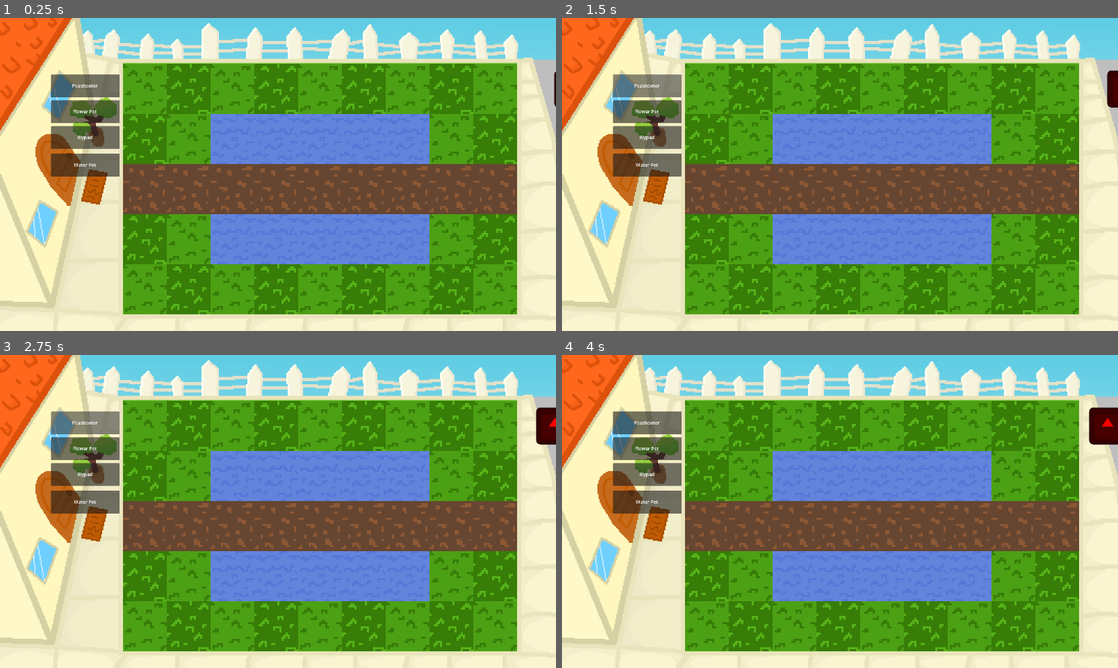
Above: before the commit, frames 1-4 (two rows, left to right).
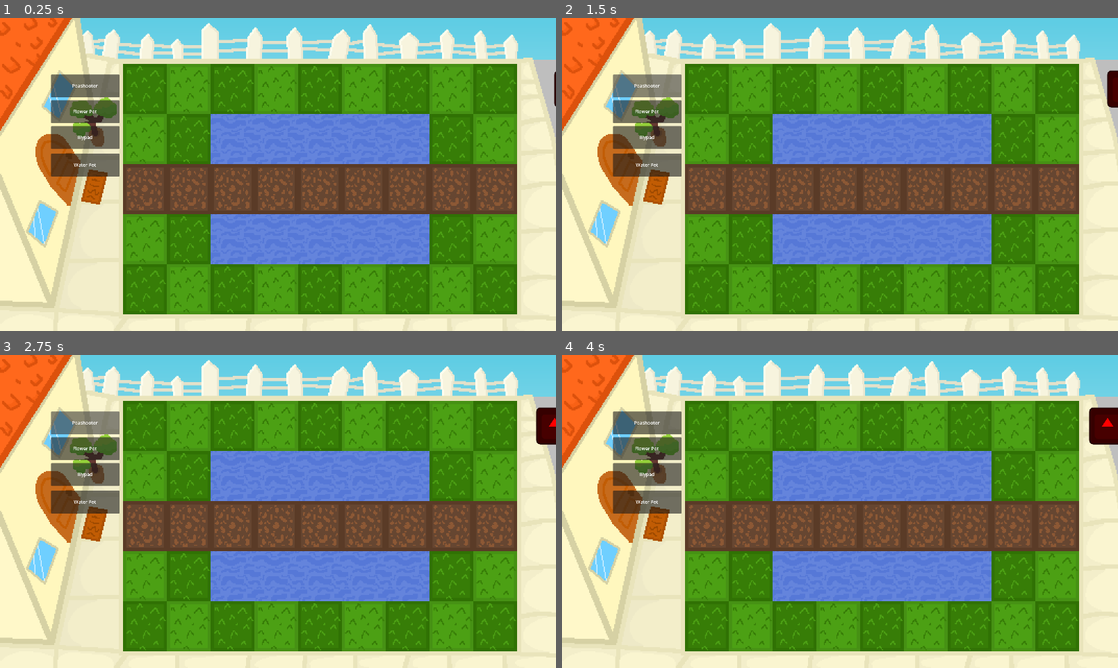
Above: after the commit, the same moments.

Repository: Cloenk/pvz-roguelike-2
Game: Godot game, scene res://GameScenes/Game/game.tscn
Same seed, same stepped clock (60 frames per second), same inputs: the game is played once before the commit and once after it. The engine's default icon, where the game draws it, is replaced by a stand-in: a white triangle on a blue panel in a dark square.
Inputs (mouse positions are in pixels of both pictures, inside the frame that each line leads up to):
- Up to frame 1 (0.25 s): no input
- Up to frame 2 (1.5 s): click (645, 86) at 0.52 s; click (645, 86) at 1.27 s
- Up to frame 3 (2.75 s): click (83, 423) at 2.02 s
- Up to frame 4 (4 s): move the mouse to (962, 495) at 2.77 s; click (962, 495) at 2.85 s; tap Enter at 3.5 s; move the mouse to (728, 527) at 3.52 s; right-click (728, 527) at 3.6 s

The runs differ from the first frame. In frame 1, 27% of the frame differs, in the area x 22-93%, y 14-95%; in frame 2, 27%; in frame 3, 27%; in frame 4, 27%.

Commit message:
better tiles

Diff:
--- a/pvz-roguelike-2/GameScenes/Game/game.tscn
+++ b/pvz-roguelike-2/GameScenes/Game/game.tscn
@@ -13,7 +13,7 @@
 
 [sub_resource type="TileSetAtlasSource" id="TileSetAtlasSource_d43ru"]
 texture = ExtResource("4_l8dou")
-texture_region_size = Vector2i(21, 24)
+texture_region_size = Vector2i(42, 48)
 0:0/0 = 0
 0:0/0/custom_data_0 = "Grass"
 1:0/0 = 0
@@ -25,7 +25,7 @@
 4:0/0 = 0
 
 [sub_resource type="TileSet" id="TileSet_l8dou"]
-tile_size = Vector2i(21, 24)
+tile_size = Vector2i(42, 48)
 custom_data_layer_0/name = "TileType"
 custom_data_layer_0/type = 4
 sources/0 = SubResource("TileSetAtlasSource_d43ru")
@@ -44,7 +44,7 @@
 
 [node name="TileMap" type="TileMap" parent="Lawn" unique_id=951313880]
 position = Vector2(424.82, 158.385)
-scale = Vector2(7.2, 7.2)
+scale = Vector2(3.6, 3.6)
 tile_set = SubResource("TileSet_l8dou")
 format = 2
 layer_0/tile_data = PackedInt32Array(0, 65536, 0, 65536, 0, 0, 131072, 131072, 0, 196608, 0, 0, 262144, 65536, 0, 26214 …(2009 unchanged characters)…
Binary file changed: pvz-roguelike-2/assets/Lawn/Lawn.aseprite
Binary file changed: pvz-roguelike-2/assets/Lawn/NewLawn.png
Binary file changed: pvz-roguelike-2/assets/Lawn/Tiles.aseprite
Binary file changed: pvz-roguelike-2/assets/Lawn/Tiles.png
